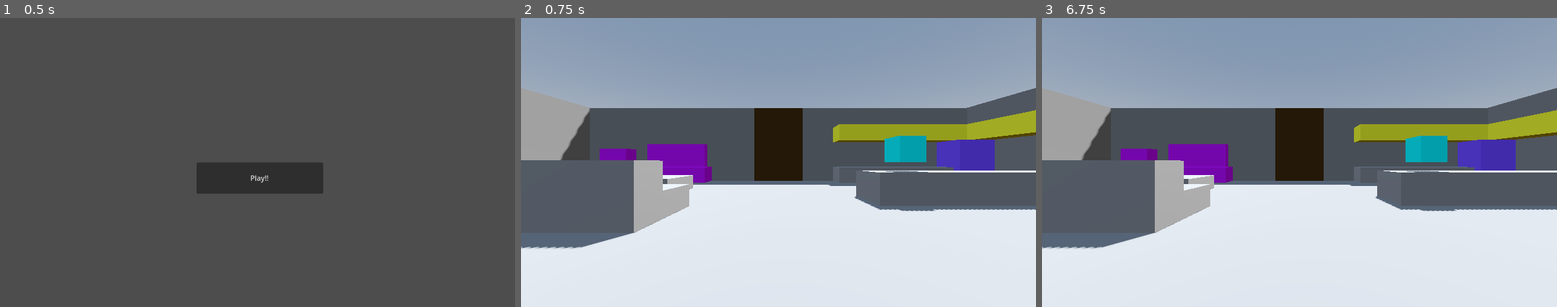
Above: before the commit, frames 1-3 (left to right).
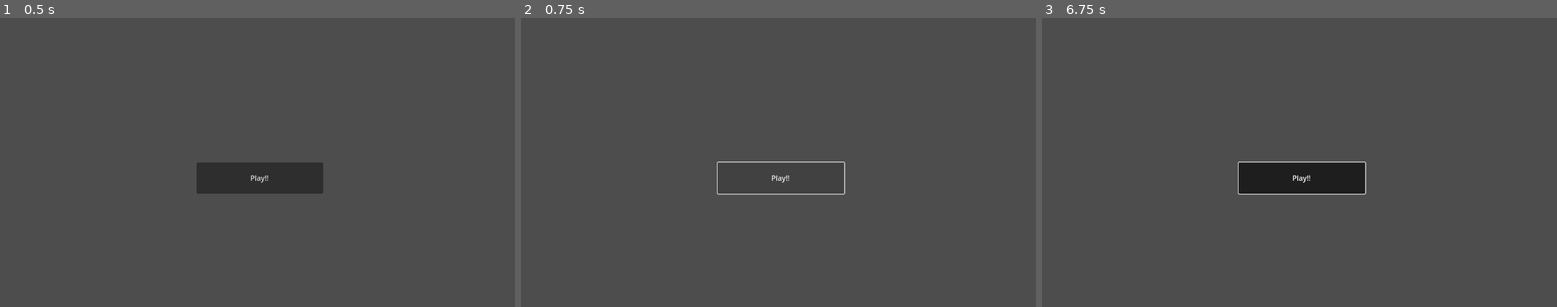
Above: after the commit, the same moments.

Repository: viamill/spooky-jam-2025
Game: Godot game, scene res://src/main_menu.tscn
The game is run twice, just before and just after one commit, with the same random seed, the same clock (stepped at 60 frames per second) and the same inputs.
Inputs (mouse positions are in pixels of both pictures, inside the frame that each line leads up to):
- Up to frame 1 (0.5 s): no input
- Up to frame 2 (0.75 s): click "Play!!" at 0.5 s
- Up to frame 3 (6.75 s): click (1299, 176) at 1.25 s, where only the run after the commit has a clickable "Play!!"; tap Enter at 2, 3.5, 5 s; move the mouse to (1412, 148) at 2.02 s; press the mouse at (1412, 148) at 2.03 s; hold Right (ui_right) 2.03-2.78 s; tap Space at 2.75, 4.25, 5.75 s; move the mouse to (1196, 176) at 2.77 s; release the mouse at (1196, 176) at 2.78 s; hold Down (ui_down) 2.78-3.53 s; click (1196, 176) at 2.85 s; move the mouse to (1351, 98) at 3.52 s; press the mouse at (1351, 98) at 3.53 s; hold Right (ui_right) 3.53-4.28 s; move the mouse to (1273, 220) at 4.27 s; release the mouse at (1273, 220) at 4.28 s; hold Up (ui_up) 4.28-5.03 s; click (1273, 220) at 4.35 s; move the mouse to (1454, 205) at 5.02 s; press the mouse at (1454, 205) at 5.03 s; hold Left (ui_left) 5.03-6.53 s; move the mouse to (1145, 119) at 5.77 s; release the mouse at (1145, 119) at 5.78 s; click (1145, 119) at 5.85 s; move the mouse to (1325, 162) at 6.52 s; press the mouse at (1325, 162) at 6.53 s; hold Down (ui_down) from 6.53 s (still down)

Frame 1 is identical in both runs. In frame 2, 79% of the frame differs, in the area x 0-100%, y 0-100%; in frame 3, 79%.
Error before the commit: Invalid access to property or key 'handle_input' on a base object of type 'null instance'. (res://src/game.gd:9)
Error after the commit: Parse Error: Cannot find member "BROKEN" in base "game_manager.gd.Anomaly". (res://src/globals/ghost_class.gd:11)

Commit message:
Push for access to anom_item

Diff:
--- /dev/null
+++ b/src/anomalies/anom_item.gd
@@ -0,0 +1,19 @@
+class_name AnomItem
+extends Node3D
+
+@export var norm_version: Node3D
+@export var anom_version: Node3D
+var cleansed = true
+
+func _ready() -> void:
+	cleansed = true
+	norm_version.visible = true
+	anom_version.visible = false
+
+func possess() -> void:
+	norm_version.visible = false
+	anom_version.visible = true
+	cleansed = false
+
+func cleanse() -> void:
+	cleansed = true
--- /dev/null
+++ b/src/anomalies/electronic_item.tscn
@@ -0,0 +1,41 @@
+[gd_scene load_steps=7 format=3 uid="uid://v8c84ft76nl0"]
+
+[ext_resource type="Script" uid="uid://cglkcgcfs3v3" path="res://src/anomalies/anom_item.gd" id="1_5bd5k"]
+
+[sub_resource type="BoxShape3D" id="BoxShape3D_lvolh"]
+
+[sub_resource type="StandardMaterial3D" id="StandardMaterial3D_q57vq"]
+albedo_color = Color(0, 0.63537, 0.715183, 1)
+
+[sub_resource type="BoxMesh" id="BoxMesh_regpq"]
+material = SubResource("StandardMaterial3D_q57vq")
+
+[sub_resource type="StandardMaterial3D" id="StandardMaterial3D_p45cr"]
+albedo_color = Color(0.72, 0.024, 0, 1)
+
+[sub_resource type="BoxMesh" id="BoxMesh_rstxf"]
+material = SubResource("StandardMaterial3D_p45cr")
+
+[node name="MirrorItem" type="Node3D" node_paths=PackedStringArray("norm_version", "anom_version")]
+script = ExtResource("1_5bd5k")
+norm_version = NodePath("norm_version")
+anom_version = NodePath("anom_version")
+metadata/_custom_type_script = "uid://cglkcgcfs3v3"
+
+[node name="anom_version" type="StaticBody3D" parent="."]
+
+[node name="CollisionShape3D" type="CollisionShape3D" parent="anom_version"]
+shape = SubResource("BoxShape3D_lvolh")
+
+[node name="MeshInstance3D" type="MeshInstance3D" parent="anom_version"]
+transform = Transform3D(1, 0, 0, 0, 1, 0, 0, 0, 0.1, 0, 0, 0)
+mesh = SubResource("BoxMesh_regpq")
+
+[node name="norm_version" type="StaticBody3D" parent="."]
+
+[node name="CollisionShape3D" type="CollisionShape3D" parent="norm_version"]
+shape = SubResource("BoxShape3D_lvolh")
+
+[node name="MeshInstance3D" type="MeshInstance3D" parent="norm_version"]
+transform = Transform3D(1, 0, 0, 0, 1, 0, 0, 0, 0.1, 0, 0, 0)
+mesh = SubResource("BoxMesh_rstxf")
--- /dev/null
+++ b/src/anomalies/handprint_item.tscn
@@ -0,0 +1,41 @@
+[gd_scene load_steps=7 format=3 uid="uid://bt7lxwf171crs"]
+
+[ext_resource type="Script" uid="uid://cglkcgcfs3v3" path="res://src/anomalies/anom_item.gd" id="1_3o7ux"]
+
+[sub_resource type="BoxShape3D" id="BoxShape3D_lvolh"]
+
+[sub_resource type="StandardMaterial3D" id="StandardMaterial3D_q57vq"]
+albedo_color = Color(0, 0.63537, 0.715183, 1)
+
+[sub_resource type="BoxMesh" id="BoxMesh_regpq"]
+material = SubResource("StandardMaterial3D_q57vq")
+
+[sub_resource type="StandardMaterial3D" id="StandardMaterial3D_p45cr"]
+albedo_color = Color(0.72, 0.024, 0, 1)
+
+[sub_resource type="BoxMesh" id="BoxMesh_rstxf"]
+material = SubResource("StandardMaterial3D_p45cr")
+
+[node name="MirrorItem" type="Node3D" node_paths=PackedStringArray("norm_version", "anom_version")]
+script = ExtResource("1_3o7ux")
+norm_version = NodePath("norm_version")
+anom_version = NodePath("anom_version")
+metadata/_custom_type_script = "uid://cglkcgcfs3v3"
+
+[node name="anom_version" type="StaticBody3D" parent="."]
+
+[node name="CollisionShape3D" type="CollisionShape3D" parent="anom_version"]
+shape = SubResource("BoxShape3D_lvolh")
+
+[node name="MeshInstance3D" type="MeshInstance3D" parent="anom_version"]
+transform = Transform3D(1, 0, 0, 0, 1, 0, 0, 0, 0.1, 0, 0, 0)
+mesh = SubResource("BoxMesh_regpq")
+
+[node name="norm_version" type="StaticBody3D" parent="."]
+
+[node name="CollisionShape3D" type="CollisionShape3D" parent="norm_version"]
+shape = SubResource("BoxShape3D_lvolh")
+
+[node name="MeshInstance3D" type="MeshInstance3D" parent="norm_version"]
+transform = Transform3D(1, 0, 0, 0, 1, 0, 0, 0, 0.1, 0, 0, 0)
+mesh = SubResource("BoxMesh_rstxf")
--- /dev/null
+++ b/src/anomalies/knocking_item.tscn
@@ -0,0 +1,41 @@
+[gd_scene load_steps=7 format=3 uid="uid://bqedjnqet42nd"]
+
+[ext_resource type="Script" uid="uid://cglkcgcfs3v3" path="res://src/anomalies/anom_item.gd" id="1_rm3y1"]
+
+[sub_resource type="BoxShape3D" id="BoxShape3D_lvolh"]
+
+[sub_resource type="StandardMaterial3D" id="StandardMaterial3D_q57vq"]
+albedo_color = Color(0, 0.63537, 0.715183, 1)
+
+[sub_resource type="BoxMesh" id="BoxMesh_regpq"]
+material = SubResource("StandardMaterial3D_q57vq")
+
+[sub_resource type="StandardMaterial3D" id="StandardMaterial3D_p45cr"]
+albedo_color = Color(0.72, 0.024, 0, 1)
+
+[sub_resource type="BoxMesh" id="BoxMesh_rstxf"]
+material = SubResource("StandardMaterial3D_p45cr")
+
+[node name="MirrorItem" type="Node3D" node_paths=PackedStringArray("norm_version", "anom_version")]
+script = ExtResource("1_rm3y1")
+norm_version = NodePath("norm_version")
+anom_version = NodePath("anom_version")
+metadata/_custom_type_script = "uid://cglkcgcfs3v3"
+
+[node name="anom_version" type="StaticBody3D" parent="."]
+
+[node name="CollisionShape3D" type="CollisionShape3D" parent="anom_version"]
+shape = SubResource("BoxShape3D_lvolh")
+
+[node name="MeshInstance3D" type="MeshInstance3D" parent="anom_version"]
+transform = Transform3D(1, 0, 0, 0, 1, 0, 0, 0, 0.1, 0, 0, 0)
+mesh = SubResource("BoxMesh_regpq")
+
+[node name="norm_version" type="StaticBody3D" parent="."]
+
+[node name="CollisionShape3D" type="CollisionShape3D" parent="norm_version"]
+shape = SubResource("BoxShape3D_lvolh")
+
+[node name="MeshInstance3D" type="MeshInstance3D" parent="norm_version"]
+transform = Transform3D(1, 0, 0, 0, 1, 0, 0, 0, 0.1, 0, 0, 0)
+mesh = SubResource("BoxMesh_rstxf")
--- /dev/null
+++ b/src/anomalies/mirror_item.tscn
@@ -0,0 +1,41 @@
+[gd_scene load_steps=7 format=3 uid="uid://c76xsf036oouh"]
+
+[ext_resource type="Script" uid="uid://cglkcgcfs3v3" path="res://src/anomalies/anom_item.gd" id="1_a1r0x"]
+
+[sub_resource type="BoxShape3D" id="BoxShape3D_lvolh"]
+
+[sub_resource type="StandardMaterial3D" id="StandardMaterial3D_q57vq"]
+albedo_color = Color(0, 0.63537, 0.715183, 1)
+
+[sub_resource type="BoxMesh" id="BoxMesh_regpq"]
+material = SubResource("StandardMaterial3D_q57vq")
+
+[sub_resource type="StandardMaterial3D" id="StandardMaterial3D_p45cr"]
+albedo_color = Color(0.72, 0.024, 0, 1)
+
+[sub_resource type="BoxMesh" id="BoxMesh_rstxf"]
+material = SubResource("StandardMaterial3D_p45cr")
+
+[node name="MirrorItem" type="Node3D" node_paths=PackedStringArray("norm_version", "anom_version")]
+script = ExtResource("1_a1r0x")
+norm_version = NodePath("norm_version")
+anom_version = NodePath("anom_version")
+metadata/_custom_type_script = "uid://cglkcgcfs3v3"
+
+[node name="anom_version" type="StaticBody3D" parent="."]
+
+[node name="CollisionShape3D" type="CollisionShape3D" parent="anom_version"]
+shape = SubResource("BoxShape3D_lvolh")
+
+[node name="MeshInstance3D" type="MeshInstance3D" parent="anom_version"]
+transform = Transform3D(1, 0, 0, 0, 1, 0, 0, 0, 0.1, 0, 0, 0)
+mesh = SubResource("BoxMesh_regpq")
+
+[node name="norm_version" type="StaticBody3D" parent="."]
+
+[node name="CollisionShape3D" type="CollisionShape3D" parent="norm_version"]
+shape = SubResource("BoxShape3D_lvolh")
+
+[node name="MeshInstance3D" type="MeshInstance3D" parent="norm_version"]
+transform = Transform3D(1, 0, 0, 0, 1, 0, 0, 0, 0.1, 0, 0, 0)
+mesh = SubResource("BoxMesh_rstxf")
--- /dev/null
+++ b/src/anomalies/moved_item.tscn
@@ -0,0 +1,41 @@
+[gd_scene load_steps=7 format=3 uid="uid://dh74h7yorr147"]
+
+[ext_resource type="Script" uid="uid://cglkcgcfs3v3" path="res://src/anomalies/anom_item.gd" id="1_rkvc8"]
+
+[sub_resource type="BoxShape3D" id="BoxShape3D_lvolh"]
+
+[sub_resource type="StandardMaterial3D" id="StandardMaterial3D_q57vq"]
+albedo_color = Color(0, 0.63537, 0.715183, 1)
+
+[sub_resource type="BoxMesh" id="BoxMesh_regpq"]
+material = SubResource("StandardMaterial3D_q57vq")
+
+[sub_resource type="StandardMaterial3D" id="StandardMaterial3D_p45cr"]
+albedo_color = Color(0.72, 0.024, 0, 1)
+
+[sub_resource type="BoxMesh" id="BoxMesh_rstxf"]
+material = SubResource("StandardMaterial3D_p45cr")
+
+[node name="MirrorItem" type="Node3D" node_paths=PackedStringArray("norm_version", "anom_version")]
+script = ExtResource("1_rkvc8")
+norm_version = NodePath("norm_version")
+anom_version = NodePath("anom_version")
+metadata/_custom_type_script = "uid://cglkcgcfs3v3"
+
+[node name="anom_version" type="StaticBody3D" parent="."]
+
+[node name="CollisionShape3D" type="CollisionShape3D" parent="anom_version"]
+shape = SubResource("BoxShape3D_lvolh")
+
+[node name="MeshInstance3D" type="MeshInstance3D" parent="anom_version"]
+transform = Transform3D(1, 0, 0, 0, 1, 0, 0, 0, 0.1, 0, 0, 0)
+mesh = SubResource("BoxMesh_regpq")
+
+[node name="norm_version" type="StaticBody3D" parent="."]
+
+[node name="CollisionShape3D" type="CollisionShape3D" parent="norm_version"]
+shape = SubResource("BoxShape3D_lvolh")
+
+[node name="MeshInstance3D" type="MeshInstance3D" parent="norm_version"]
+transform = Transform3D(1, 0, 0, 0, 1, 0, 0, 0, 0.1, 0, 0, 0)
+mesh = SubResource("BoxMesh_rstxf")
--- /dev/null
+++ b/src/anomalies/placed_item.tscn
@@ -0,0 +1,41 @@
+[gd_scene load_steps=7 format=3 uid="uid://c64nbryk2oayx"]
+
+[ext_resource type="Script" uid="uid://cglkcgcfs3v3" path="res://src/anomalies/anom_item.gd" id="1_sso38"]
+
+[sub_resource type="BoxShape3D" id="BoxShape3D_lvolh"]
+
+[sub_resource type="StandardMaterial3D" id="StandardMaterial3D_q57vq"]
+albedo_color = Color(0, 0.63537, 0.715183, 1)
+
+[sub_resource type="BoxMesh" id="BoxMesh_regpq"]
+material = SubResource("StandardMaterial3D_q57vq")
+
+[sub_resource type="StandardMaterial3D" id="StandardMaterial3D_p45cr"]
+albedo_color = Color(0.72, 0.024, 0, 1)
+
+[sub_resource type="BoxMesh" id="BoxMesh_rstxf"]
+material = SubResource("StandardMaterial3D_p45cr")
+
+[node name="MirrorItem" type="Node3D" node_paths=PackedStringArray("norm_version", "anom_version")]
+script = ExtResource("1_sso38")
+norm_version = NodePath("norm_version")
+anom_version = NodePath("anom_version")
+metadata/_custom_type_script = "uid://cglkcgcfs3v3"
+
+[node name="anom_version" type="StaticBody3D" parent="."]
+
+[node name="CollisionShape3D" type="CollisionShape3D" parent="anom_version"]
+shape = SubResource("BoxShape3D_lvolh")
+
+[node name="MeshInstance3D" type="MeshInstance3D" parent="anom_version"]
+transform = Transform3D(1, 0, 0, 0, 1, 0, 0, 0, 0.1, 0, 0, 0)
+mesh = SubResource("BoxMesh_regpq")
+
+[node name="norm_version" type="StaticBody3D" parent="."]
+
+[node name="CollisionShape3D" type="CollisionShape3D" parent="norm_version"]
+shape = SubResource("BoxShape3D_lvolh")
+
+[node name="MeshInstance3D" type="MeshInstance3D" parent="norm_version"]
+transform = Transform3D(1, 0, 0, 0, 1, 0, 0, 0, 0.1, 0, 0, 0)
+mesh = SubResource("BoxMesh_rstxf")
--- a/src/globals/ghost_class.gd
+++ b/src/globals/ghost_class.gd
@@ -8,9 +8,9 @@
 	match g_index:
 		0:
 			type = GameManager.GhostType.TEST
-			anomalies = [GameManager.Anomaly.TEST1, GameManager.Anomaly.TEST2, GameManager.Anomaly.TEST3, GameManager.Anomaly.NONE, GameManager.Anomaly.NONE]
+			anomalies = [GameManager.Anomaly.BROKEN, GameManager.Anomaly.PLACED, GameManager.Anomaly.NONE, GameManager.Anomaly.NONE, GameManager.Anomaly.NONE]
 			anomalies.shuffle()
 		1:
 			type = GameManager.GhostType.TEST
-			anomalies = [GameManager.Anomaly.TEST1, GameManager.Anomaly.TEST2, GameManager.Anomaly.TEST3, GameManager.Anomaly.NONE, GameManager.Anomaly.NONE]
+			anomalies = [GameManager.Anomaly.NONE, GameManager.Anomaly.AUDIO, GameManager.Anomaly.VISUAL, GameManager.Anomaly.NONE, GameManager.Anomaly.NONE]
 			anomalies.shuffle()
--- a/src/player/player.gd
+++ b/src/player/player.gd
@@ -31,14 +31,20 @@
 
 
 func handle_input(event: InputEvent) -> void:
-	Input.set_mouse_mode(Input.MOUSE_MODE_CAPTURED)
+	Input.mouse_mode = Input.MOUSE_MODE_CAPTURED
 
 	_input_dir = Input.get_vector("move_left", "move_right", "move_forward", "move_backward")
-
 	if event is InputEventMouseMotion:
 		rotate_y(-deg_to_rad(event.relative.x * mouse_sensitivity))
 		head.rotate_x(-deg_to_rad(event.relative.y * mouse_sensitivity))
 		head.rotation.x = clampf(head.rotation.x, deg_to_rad(-89), deg_to_rad(90))
+	else: #This is to make it so I can look around on remote desktop! - Richard
+		var _mouse_input_dir = Input.get_vector("ui_left", "ui_right", "ui_up", "ui_down")
+		rotate_y(-deg_to_rad(_mouse_input_dir.x * 10 * mouse_sensitivity))
+		head.rotate_x(-deg_to_rad(_mouse_input_dir.y * 10 * mouse_sensitivity))
+		head.rotation.x = clampf(head.rotation.x, deg_to_rad(-89), deg_to_rad(90))
+
+
 
 	if event.is_action_pressed("interact"):
 		var collider: Object = raycast.get_collider()
Not shown, added: src/anomalies/anom_item.gd.uid
Not shown: 1 places in temp/House_Level.tscn that only renumber resources
